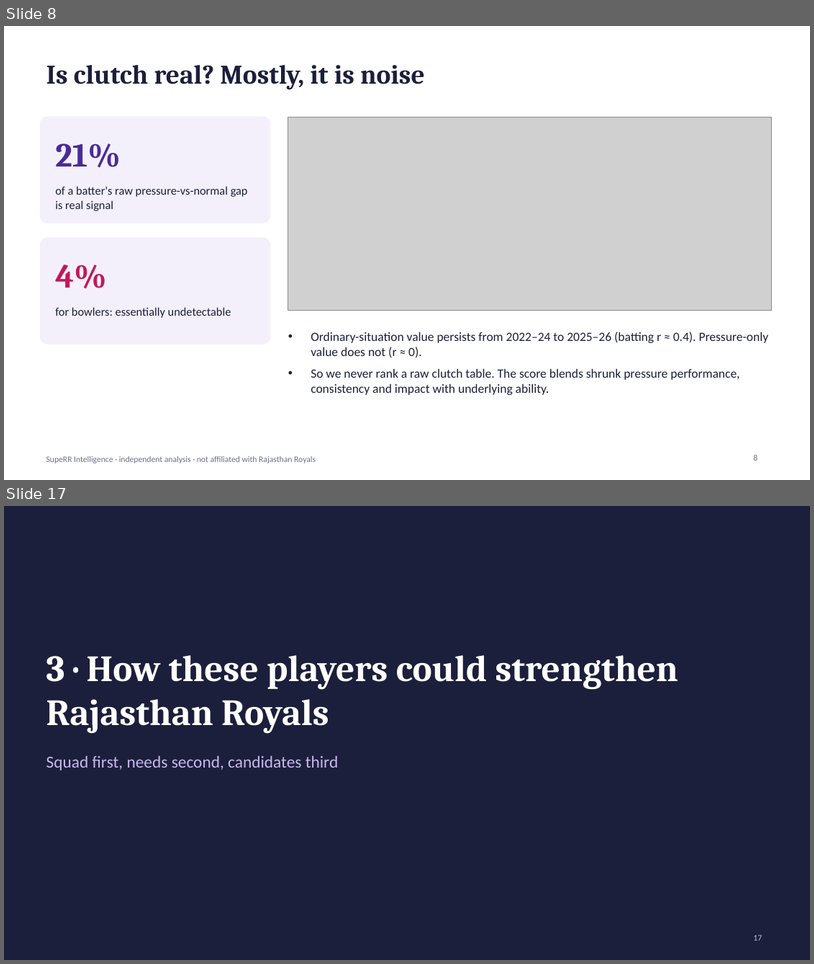
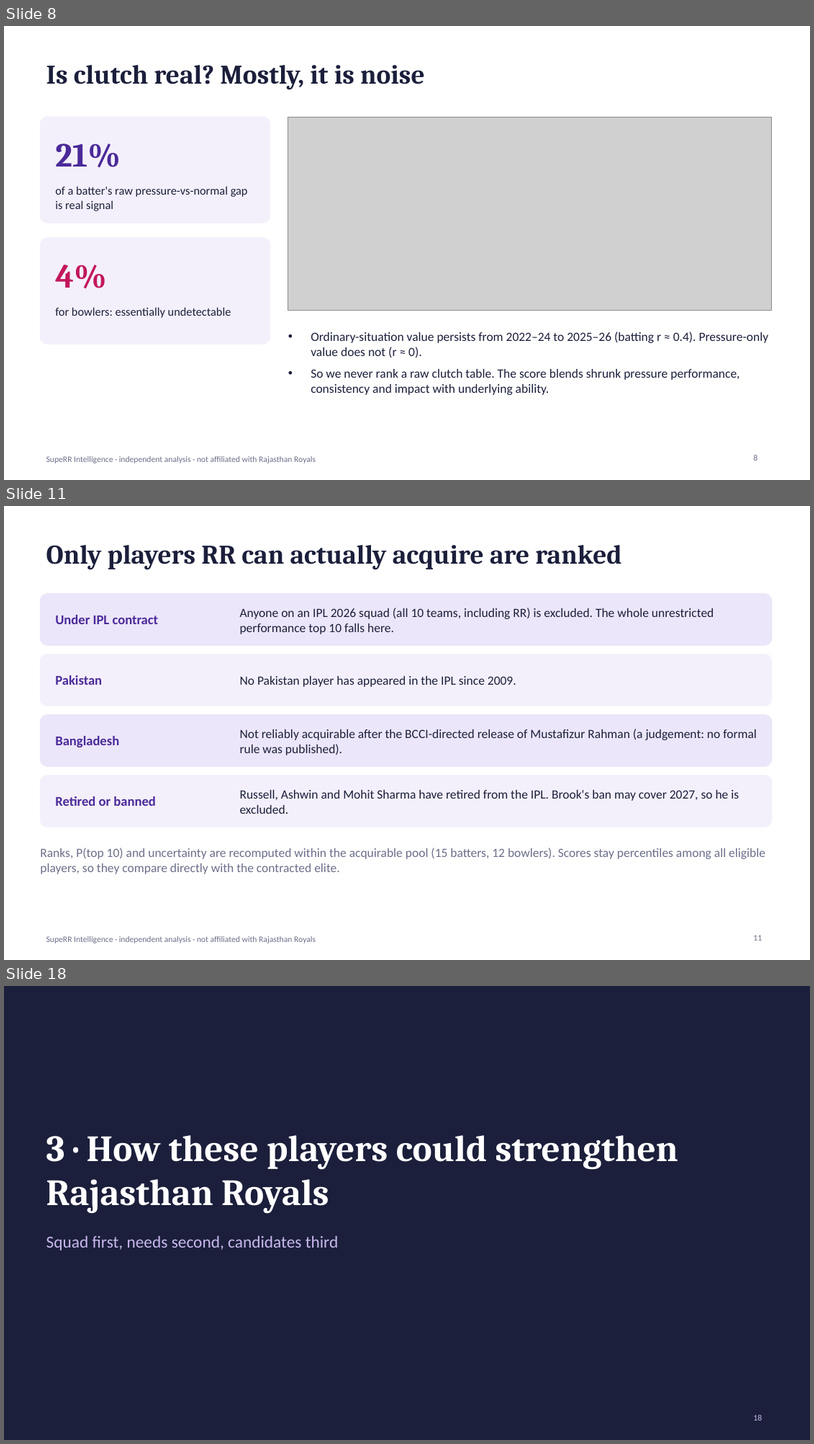
Before and after one commit to Anurag-1902-Patil/RR-Hackathon, a slide deck: reports/presentation.pptx. Shown one above the other, each under a label of ours: slides 8 and 17 before the commit, slides 8, 11 and 18 after it; the slides between them are not shown. The pictures are 814x964 and 814x1444 pixels, drawn with LibreOffice and Linux fonts; fonts in the diff are those of the drawing; grey boxes stand for pictures. Boxes give left, top, right and bottom in pixels: in the first picture for what was removed or moved away, otherwise in the second. Text is boxed around its words. In the diff, an @@ line names an element or a change of style, - is before the commit and + after.

```diff
--- a/reports/presentation.pptx
+++ b/reports/presentation.pptx
@@ slide 11 added at bbox=[4, 506, 810, 960], background #FFFFFF; not listed: 1 template element that a slide beside it also shows @@
@@ title added at bbox=[46, 545, 622, 569], 32 pt, text #1B1F3B, bold @@
+Only players RR can actually acquire are ranked
@@ rounded rectangle added at bbox=[40, 594, 772, 645], fill #ECE6FA, outline #ECE6FA 1 pt @@
@@ text added at bbox=[240, 608, 714, 634], 15 pt, text #1B1F3B @@
+Anyone on an IPL 2026 squad (all 10 teams, including RR) is excluded. The whole unrestricted performance top 10 falls here.
@@ text added at bbox=[55, 615, 159, 624], 16 pt, text #4B2A99, bold @@
+Under IPL contract
@@ rounded rectangle added at bbox=[40, 654, 772, 705], fill #F4F0FB, outline #F4F0FB 1 pt @@
@@ text added at bbox=[55, 675, 102, 685], 16 pt, text #4B2A99, bold @@
+Pakistan
@@ text added at bbox=[240, 676, 517, 687], 15 pt, text #1B1F3B @@
+No Pakistan player has appeared in the IPL since 2009.
@@ rounded rectangle added at bbox=[40, 715, 772, 766], fill #ECE6FA, outline #ECE6FA 1 pt @@
@@ text added at bbox=[55, 736, 119, 747], 16 pt, text #4B2A99, bold @@
+Bangladesh
@@ text added at bbox=[240, 728, 757, 755], 15 pt, text #1B1F3B @@
+Not reliably acquirable after the BCCI-directed release of Mustafizur Rahman (a judgement: no formal rule was published).
@@ rounded rectangle added at bbox=[40, 775, 772, 826], fill #F4F0FB, outline #F4F0FB 1 pt @@
@@ text added at bbox=[55, 796, 155, 806], 16 pt, text #4B2A99, bold @@
+Retired or banned
@@ text added at bbox=[240, 790, 739, 813], 15 pt, text #1B1F3B @@
+Russell, Ashwin and Mohit Sharma have retired from the IPL. Brook's ban may cover 2027, so he is excluded.
@@ text added at bbox=[40, 847, 766, 874], 15 pt, text #6B6F8A @@
+Ranks, P(top 10) and uncertainty are recomputed within the acquirable pool (15 batters, 12 bowlers). Scores stay percentiles among all eligible players, so they compare directly with the contracted elite.
@@ page number added at bbox=[754, 934, 762, 940], 10 pt, text #6B6F8A @@
+11
@@ what was slide 17 is now slide 18 @@
@@ page number at bbox=[754, 1414, 762, 1420]: text changed @@
-17
+18
```
Also in this commit, not shown: 13 slides changed, 1 other slide added, 1 slide removed, 3 other files.
